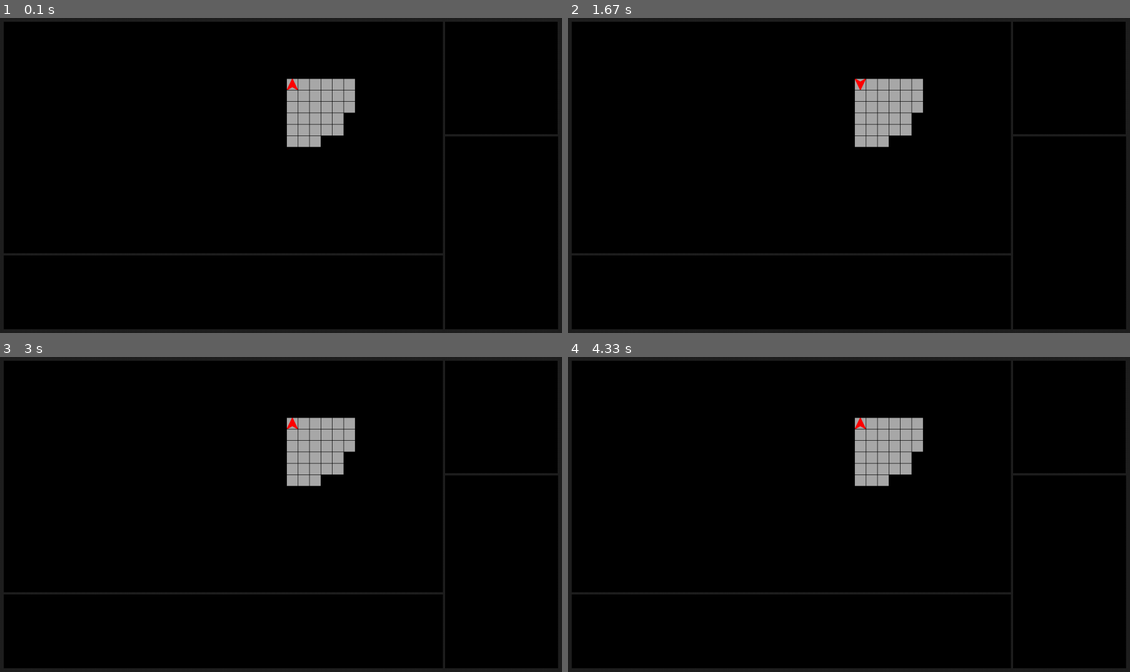
Above: before the commit, frames 1-4 (two rows, left to right).
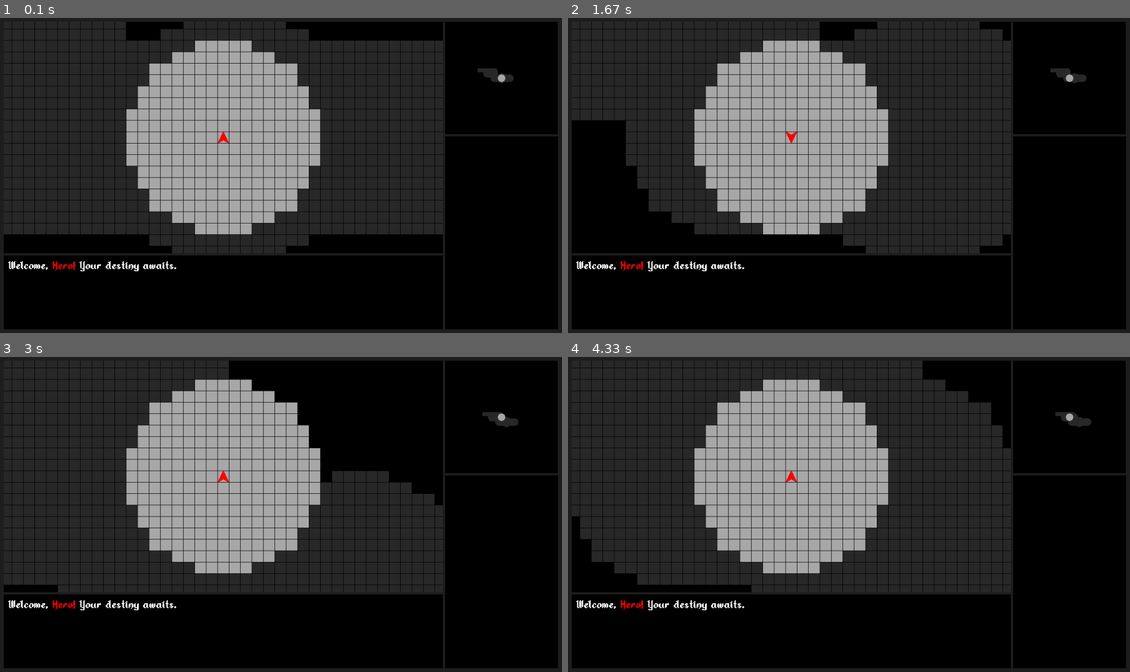
Above: after the commit, the same moments.

Repository: RidleyofZebes/dungeon-engine
Game: pygame game, started from dungeon test v0.2.0-dev.py
Same seed, same stepped clock (60 frames per second), same inputs: the game is played once before the commit and once after it.
Inputs:
- Up to frame 1 (0.1 s): no input
- Up to frame 2 (1.67 s): hold D 0.33-0.8 s; hold W 0.83-1.3 s; hold D from 1.33 s (still down)
- Up to frame 3 (3 s): release D at 1.8 s; hold A 1.83-2.37 s; hold S 2.4-2.87 s; hold A from 2.9 s (still down)
- Up to frame 4 (4.33 s): release A at 3.37 s; hold W 3.4-3.87 s; hold D from 3.9 s (still down)

The runs differ from the first frame. In frame 1, 49% of the frame differs, in the area x 0-92%, y 1-81%; in frame 2, 46%; in frame 3, 45%; in frame 4, 50%, in the area x 0-94%, y 1-81%.

Commit message:
Lots of changes

Diff:
--- a/dungeon test v0.2.0-dev.py
+++ b/dungeon test v0.2.0-dev.py
@@ -52,7 +52,6 @@
 # Test starts here
 class Map:
     def __init__(self):
-        self.defaultxy = (486, 247)
         self.height = 100
         self.width = 100
         self.offsetX = 129
@@ -61,13 +60,32 @@
         self.tile_margin = 1
         self.grid = {}
 
+    def reset(self):
+        defaultxy = (486, 250)
+        # print("Map Reset Disabled, use Map Editor.")
+        print("Resetting Map...")
+        player.x = 0
+        player.y = 0
+        self.offsetX = defaultxy[1]
+        self.offsetY = defaultxy[0]
+        self.grid = [
+            [{"ID": 1,
+              "name": "Floor",
+              "color": (169, 169, 169),
+              "isVisible": 0,
+              "isDiscovered": 0,
+              "isWall": 0}
+             for x in range(self.width)]
+            for y in range(self.height)]
+        print("Map reset")
+
 
 class Player:
     def __init__(self):
         self.name = "Nameless"
         self.x = 0
         self.y = 0
-        self.viewrange = 5
+        self.viewrange = 8
         self.icon = heroico
         self.rotation = 0
 
@@ -245,12 +263,13 @@
 
 
 def message(text, *texloc, color=white):
+    textbox = pygame.Surface((999, 168))
     defaultcolor = color
     words = [word.split(' ') for word in text.splitlines()]  # 2D array where each row is a list of words.
     space = font.size(' ')[0]  # The width of a space.
-    max_width, max_height = 500, 255
+    max_width, max_height = 999, 168
     if not texloc:
-        pos = 20, 330
+        pos = 10, 10
     else:
         pos = texloc
     x, y = pos
@@ -275,10 +294,11 @@
             if x + word_width >= max_width:
                 x = pos[0]  # Reset the x.
                 y += word_height  # Start on new row.
-            gw.blit(word_surface, (x, y))
+            textbox.blit(word_surface, (x, y))
             x += word_width + space
         x = pos[0]  # Reset the x.
         y += word_height  # Start on new row.
+    gw.blit(textbox, (10, 542))
 
 
 def save():
@@ -303,26 +323,6 @@
     map.tile_size, map.tile_margin = data['viewport']
     print("Dungeon Loaded")
 
-
-def reset_map():
-    # print("Map Reset Disabled, use Map Editor.")
-    print("Resetting Map...")
-    player.x = 0
-    player.y = 0
-    map.offsetX = map.defaultxy[1]
-    map.offsetY = map.defaultxy[0]
-    # map.grid = [[1 for x in range(map.width)] for y in range(map.height)]
-    map.grid = [
-        [{"ID": 1,
-          "name": "Stone Floor",
-          "color": (169, 169, 169),
-          "isVisible": 0,
-          "isDiscovered": 0,
-          "isWall": 0}
-         for x in range(map.width)]
-         for y in range(map.height)]
-    print("Map reset")
-
 map = Map()
 player = Player()
 
@@ -330,6 +330,8 @@
 
 
 def main():
+    textbox = "Welcome, <!red:>Hero! Your destiny awaits."
+
     RAYS = 360  # Should be 360!
 
     STEP = 3  # The step of for cycle. More = Faster, but large steps may
@@ -345,7 +347,6 @@
         coscalc = math.cos(x/(180/math.pi))
         costable.append(coscalc)
 
-
     mapdisplay = 0  # Needs to be in some sort of window state class...
     tile_desc = ""  # Also an environment variable... better put it in the class, too.
 
@@ -358,8 +359,8 @@
             # Grid Click Events #####
             if event.type == pygame.MOUSEBUTTONDOWN and event.button == 1:
                 pos = pygame.mouse.get_pos()
-                if pos[0] > 529 and pos[1] > 14 and pos[0] < 785 and pos[
-                    1] < 270:  # Only take action for clicks within the minimap
+                if pos[0] > 10 and pos[1] > 10 and pos[0] < 1009 and pos[
+                    1] < 537:  # Only take action for clicks within the minimap
                     column = (pos[0] - map.offsetY) // (map.tile_size + map.tile_margin)
                     row = (pos[1] - map.offsetX) // (map.tile_size + map.tile_margin)
                     print("Left Click ", pos, "Grid coordinates: ", row, column)
@@ -375,16 +376,17 @@
                         print("Deselected")
             if event.type == pygame.MOUSEBUTTONDOWN and event.button == 3:
                 pos = pygame.mouse.get_pos()
-                if pos[0] > 529 and pos[1] > 14 and pos[0] < 785 and pos[
-                    1] < 270:  # Only take action for clicks within the minimap
+                if pos[0] > 10 and pos[1] > 10 and pos[0] < 1009 and pos[
+                    1] < 537:  # Only take action for clicks within the minimap
                     column = (pos[0] - map.offsetY) // (map.tile_size + map.tile_margin)
                     row = (pos[1] - map.offsetX) // (map.tile_size + map.tile_margin)
                     print("Right Click ", pos, "Grid coordinates: ", row, column)
                     if row == player.x and column == player.y:
-                        tile_desc = "Player"
+                        textbox = "You see a tall, good looking... Wait a minute, that's <!blue:>you."
                         print(tile_desc)
                     else:
                         tile_desc = map.grid[row][column]["name"]
+                        textbox = tile_desc
                         print(tile_desc)
 
             # Player Movement #####
@@ -424,7 +426,7 @@
                 if multikey[pygame.K_LCTRL] and multikey[pygame.K_x]:
                     load()
                 if multikey[pygame.K_LCTRL] and multikey[pygame.K_r]:
-                    reset_map()
+                    map.reset()
 
                 if multikey[pygame.K_LCTRL] and multikey[pygame.K_m]:
                     print("Switching Maps...")
@@ -444,7 +446,7 @@
 
             viewscreen = pygame.Surface((999, 527))
             minimap = pygame.Surface((256, 256))
-            textbox = pygame.Surface((999, 168))
+
             statmenu = pygame.Surface((257, 439))
 
             """ Draw the map """
@@ -454,7 +456,6 @@
                 for y in range(map.width):
                     if map.grid[x][y]["isVisible"] == 1:
                         map.grid[x][y]["isVisible"] = 0
-
             # Determine which squares are visible...
             for i in range(0, RAYS + 1, STEP):
                 ax = sintable[i]  # Get precalculated value sin(x / (180 / pi))
@@ -469,9 +470,7 @@
                     map.grid[int(round(x))][int(round(y))].update({"isDiscovered": 1, "isVisible": 1})  # Discover the tile and make it visible
                     if map.grid[int(round(x))][int(round(y))]["isWall"] == 1:  # Stop ray if it hit
                         break
-
             map.grid[player.x][player.y].update({"isDiscovered": 1, "isVisible": 1})
-
             for x in range(map.height):
                 for y in range(map.width):
                     tile = pygame.Surface((map.tile_size, map.tile_size))
@@ -488,6 +487,18 @@
                     #     playerico = pygame.transform.scale(playerico, (map.tile_size, map.tile_size))
                     #     viewscreen.blit(playerico, ((player.y * (map.tile_size + map.tile_margin)) + map.offsetY + 1,
                     #                                 (player.x * (map.tile_size + map.tile_margin)) + map.offsetX + 1))
+            """ Draw the Minimap """
+            for x in range(map.height):
+                for y in range(map.width):
+                    tile = pygame.Surface((1, 1))
+                    tile.fill((map.grid[x][y].get("color")))
+                    # Not useful for Map Editor, but VERY YES in Game Engine.
+                    if map.grid[x][y].get("isVisible") == 0 and map.grid[x][y].get( "isDiscovered") == 1:
+                        tile.set_alpha(64)
+                    if map.grid[x][y].get("isVisible") == 0 and map.grid[x][y].get("isDiscovered") == 0:
+                        tile.fill(black)
+                    minimap.blit(tile, ((y + map.offsetY/(map.tile_size+map.tile_margin)) + 110,
+                                        (x + map.offsetX/(map.tile_size+map.tile_margin)) + 119))
 
             """ Draw the Player Icon """
             maparrow = pygame.transform.rotate(player.icon, player.rotation)
@@ -500,18 +511,17 @@
             descrect.center = (658, 300)
             # gw.blit(tiledescrect, descrect)
 
-            # message("Welcome, <!red:>Hero! Your destiny awaits.")
+            message(textbox)
 
             # Create the 4 main surfaces: viewscreen, minimap, textbox, and menu
 
             gw.blit(viewscreen, (10, 10))
             gw.blit(minimap, (1014, 10))
-            gw.blit(textbox, (10, 542))
+
             gw.blit(statmenu, (1014, 271))
 
-
-
-
+        """ Second display view """
+        # Needs work, supposed to display map scalable and scrollable. For now just barely managable (somehow).
         if mapdisplay == 1:  # Supposed to be the map screen. Needs massive alterations.
             for x in range(map.height):
                 for y in range(map.width):
@@ -528,12 +538,12 @@
                             color = dkgreen
                     if x == player.x and y == player.y:
                         color = red
-                    pygame.draw.rect(gw, color, ((1 + 5) * y + 1, (1 + 5) * x + 1, 5, 5),
-                                     0)  # Needs work, supposed to display map scalable and scrollable. For now just barely managable (somehow).
+                    pygame.draw.rect(gw, color, ((1 + 5) * y + 1, (1 + 5) * x + 1, 5, 5), 0)
 
         clock.tick(FPS)
 
         pygame.display.update()
+
 
 if __name__ == '__main__':
     main()
Binary file changed: save/dungeon3.sav
